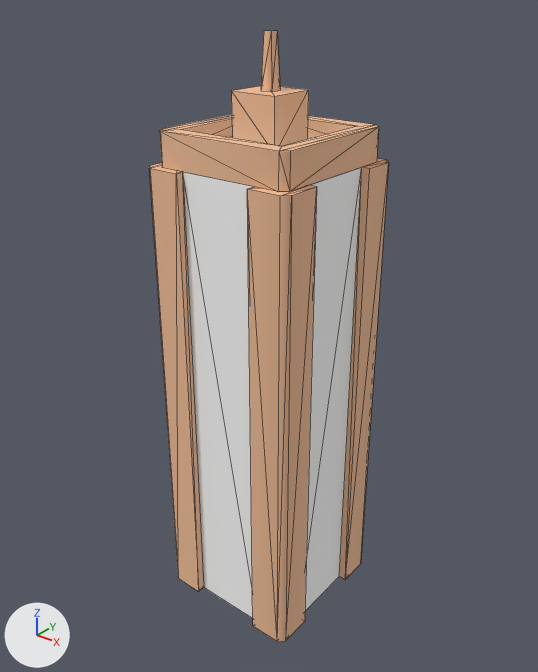
The glTF model assets/kenney/citycommercial/low-detail-building-l.glb: old version first, new version second.
The view is the same before and after, from a 50 mm camera at (1.321, -1.658, 1.984) aimed at (-0.011, 0.008, 0.951). The axes (+X, +Y, +Z) are drawn at lower left. The lights are the same throughout. The first picture is the older version. Mesh edges are drawn as thin lines.

In view in the first picture: 'low-detail-building-l'.
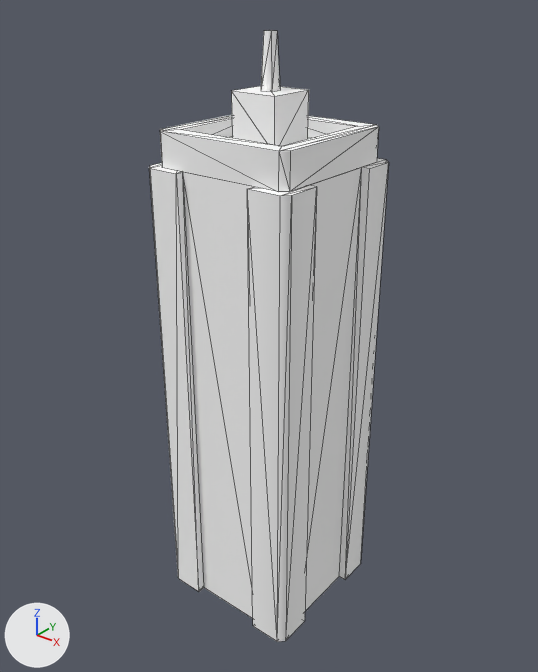
What differs and where, as boxes (x1, y1, x2, y2) in the pictures (538 x 672 px):
'low-detail-building-l', recoloured (lighter)
    both: (149, 30, 389, 642)

The change, as a list of edits to the scene's bpy script:
```text
Add mat_colormap_106:
    mat_colormap_106 = principled_material('colormap.106')
    mat_colormap_106.base_color = (1.0, 1.0, 1.0)  # white #ffffff
    mat_colormap_106.roughness = 1.0
Change me_low_detail_building_l:
    where me_low_detail_building_l.from_pydata(...)  # 88 vertices, 150 faces; spans x -0.25..0.25, y -0.25..0.25, z 0.0..1.85
    remove me_low_detail_building_l.materials.append(mat_colormap)
    add me_low_detail_building_l.materials.append(mat_colormap_106)  # white #ffffff
```
